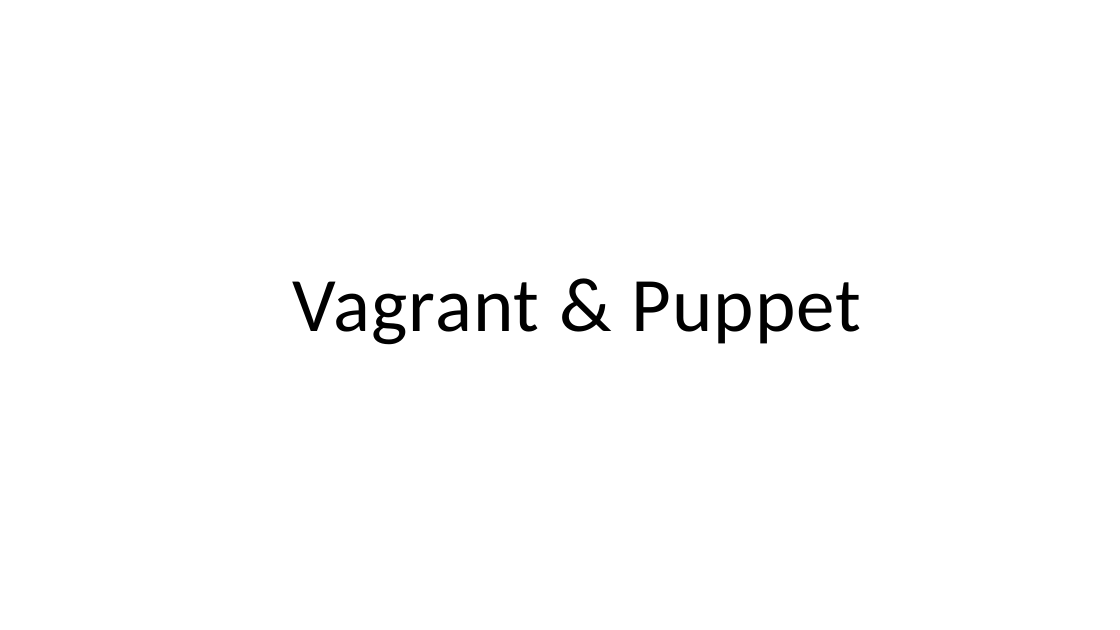
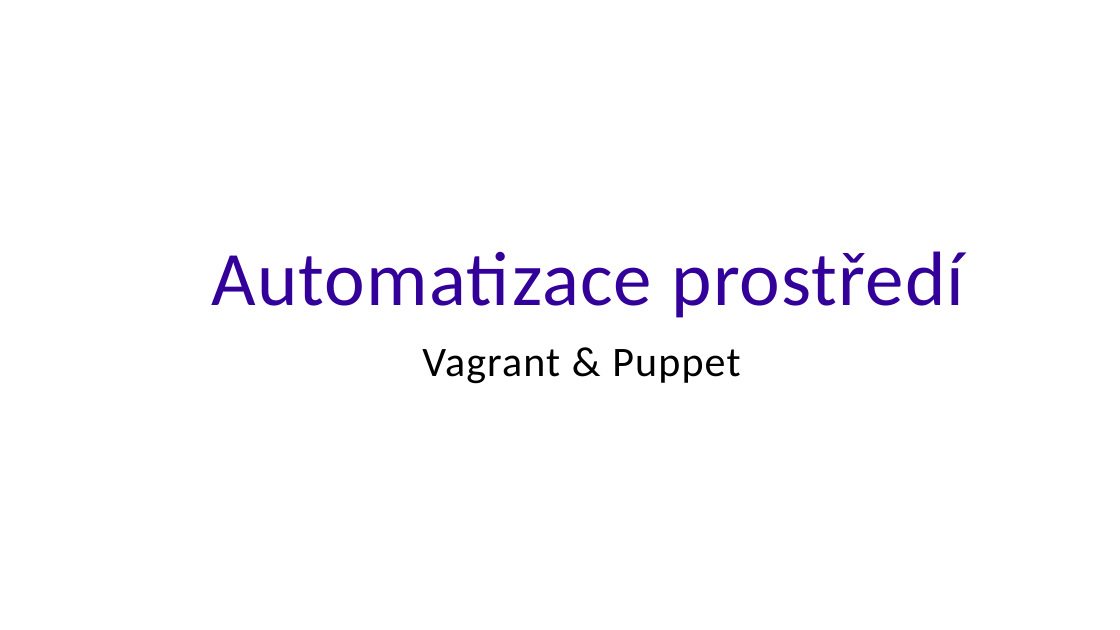
Before and after one commit to ondrej-smola/gdg_vagrant_puppet, a slide deck: slide 1 of gdg.odp. Drawn at 1120x630 pixels with LibreOffice and Linux fonts; fonts in the diff are those of the drawing; background and template pictures are left out. Boxes give left, top, right and bottom in pixels: in the first picture for what was removed or moved away, otherwise in the second. Text is boxed around its words. In the diff, an @@ line names an element or a change of style, - is before the commit and + after.

```diff
--- a/gdg.odp
+++ b/gdg.odp
@@ title added at (212, 251, 965, 318), 66 pt, text #330099 @@
+Automatizace prostředí
@@ text "Vagrant & Puppet": place and size @@
-text "Vagrant & Puppet" at (293, 281, 861, 345)
+text "Vagrant & Puppet" at (422, 349, 740, 384)
@@ text "Vagrant & Puppet" at (422, 349, 740, 384): size 66 to 36 pt; line spacing 0.8 to 1; vertical alignment bottom to top @@
```
Also in this commit, not shown: 4 other slides changed, 2 slides added, 3 slides removed, 3 other files.
